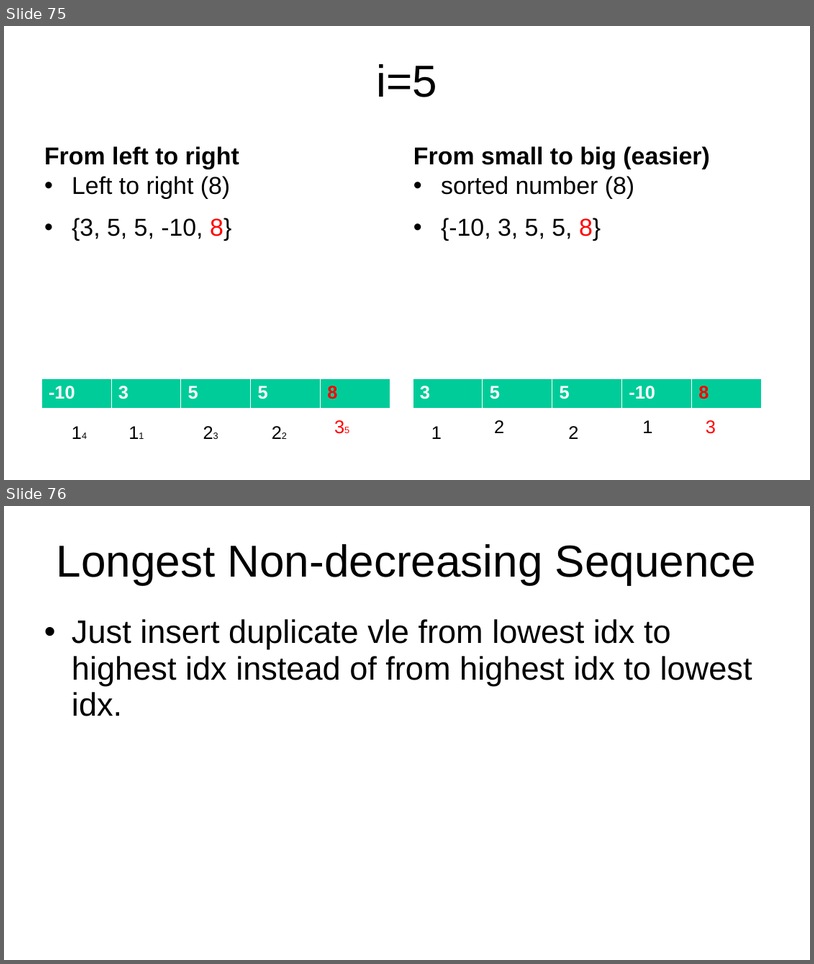
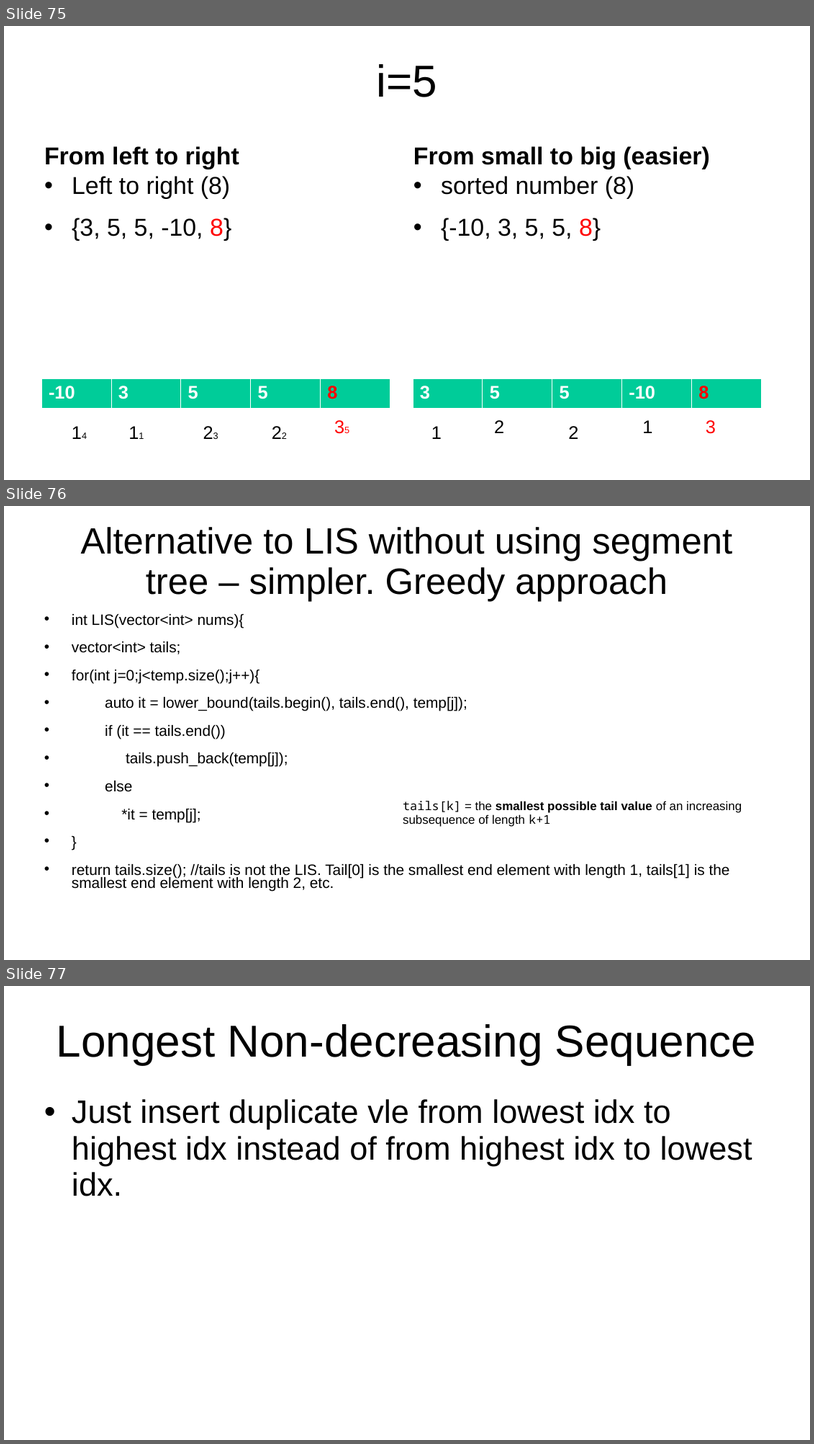
Before and after one commit to kindaichinisan/CompetitiveProgramming, a slide deck: MyCode/competitive_programming.ppt. Shown one above the other, each under a label of ours: slides 75 and 76 before the commit, slides 75, 76 and 77 after it. The pictures are 814x964 and 814x1444 pixels, drawn with LibreOffice and Linux fonts; fonts in the diff are those of the drawing. Boxes give left, top, right and bottom in pixels: in the first picture for what was removed or moved away, otherwise in the second. Text is boxed around its words. In the diff, an @@ line names an element or a change of style, - is before the commit and + after.

Commit message:
Update ppt to explain LIS using alternative method to segment tree

```diff
--- a/MyCode/competitive_programming.ppt
+++ b/MyCode/competitive_programming.ppt
@@ slide 76 added at [4, 506, 810, 960], background #FFFFFF @@
@@ title added at [81, 527, 733, 602], 36 pt, text #000000 @@
+Alternative to LIS without using segment tree – simpler. Greedy approach
@@ text added at [72, 614, 730, 891], 14.8 pt, text #000000 @@
+• int LIS(vector<int> nums){
+• vector<int> tails;
+• for(int j=0;j<temp.size();j++){
+• auto it = lower_bound(tails.begin(), tails.end(), temp[j]);
+• if (it == tails.end())
+• tails.push_back(temp[j]);
+• else
+• *it = temp[j];
+• }
+• return tails.size(); //tails is not the LIS. Tail[0] is the smallest end element with length 1, tails[1] is the smallest end element with length 2, etc.
@@ text added at [403, 800, 742, 826], 12 pt, text #000000 @@
+tails[k] = the smallest possible tail value of an increasing subsequence of length k+1
@@ what was slide 76 is now slide 77 @@
```
